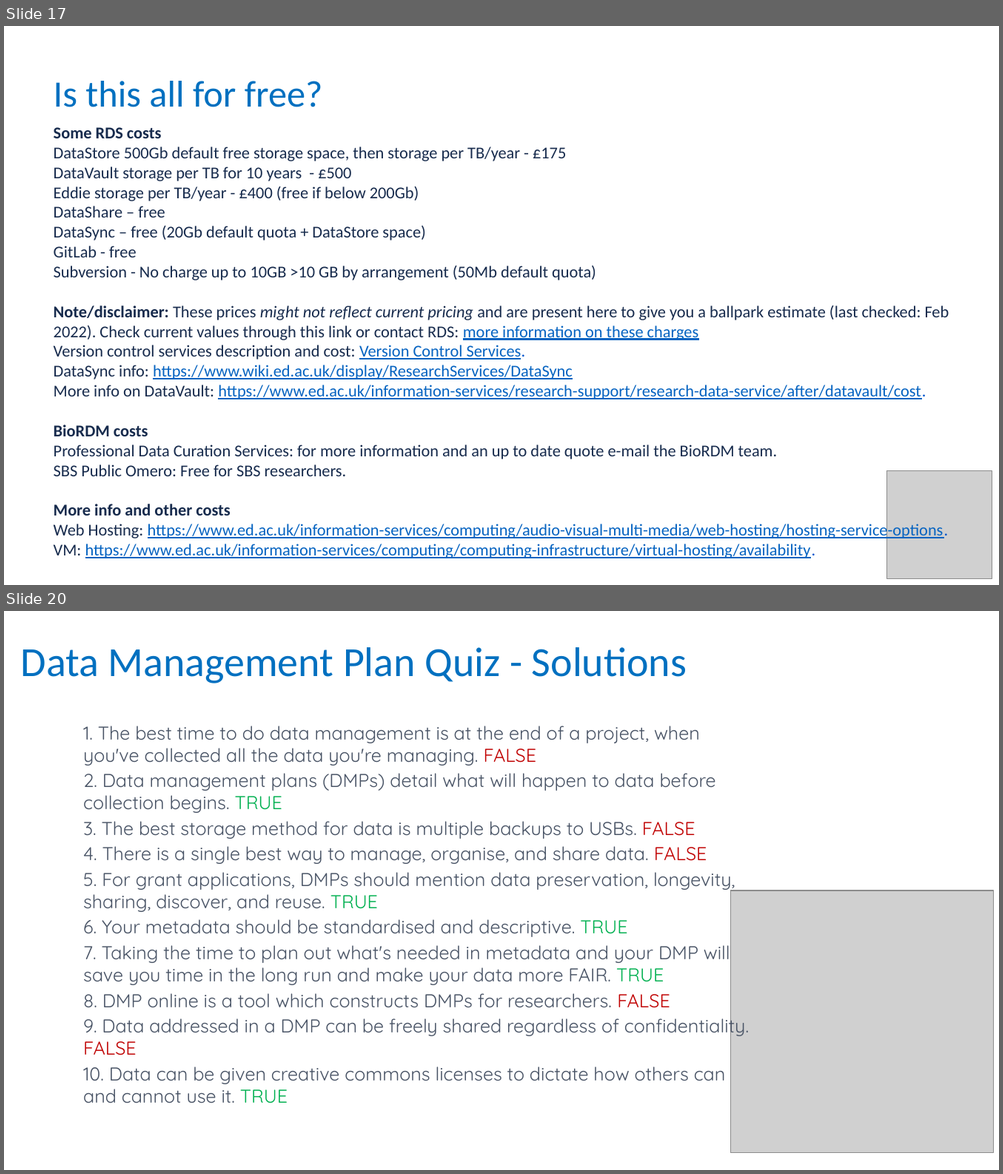
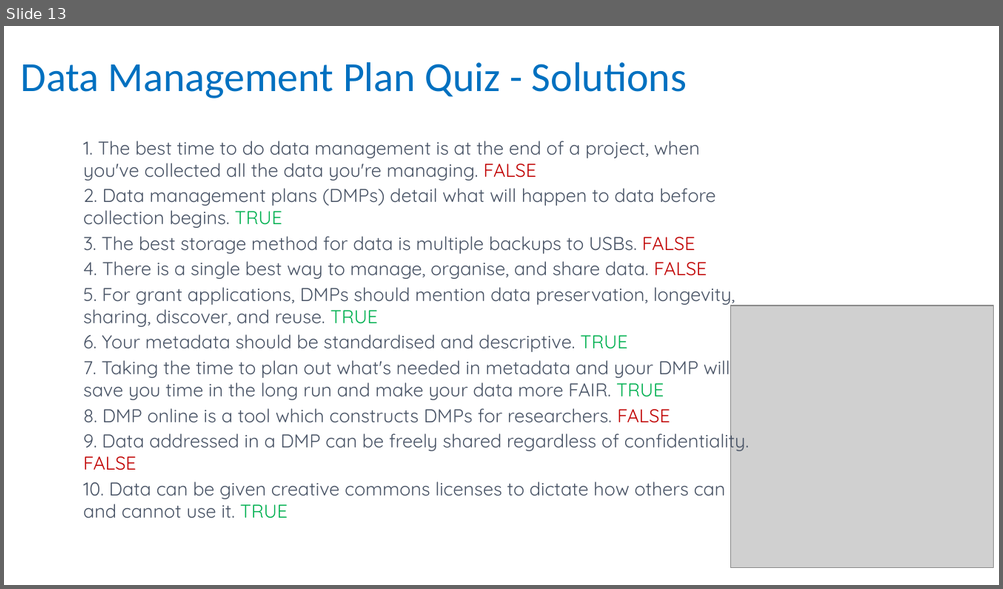
Before and after one commit to carpentries-incubator/fair-bio-practice, a slide deck: instructors/14-data_management_planning_v3.0.pptx. Shown one above the other, each under a label of ours: slides 17 and 20 before the commit, slide 13 after it; the slides between them are not shown. The pictures are 1003x1174 and 1003x589 pixels, drawn with LibreOffice and Linux fonts; fonts in the diff are those of the drawing; grey boxes stand for pictures. Boxes give left, top, right and bottom in pixels: in the first picture for what was removed or moved away, otherwise in the second. Text is boxed around its words. In the diff, an @@ line names an element or a change of style, - is before the commit and + after.

Commit message:
checking for revision

```diff
--- a/instructors/14-data_management_planning_v3.0.pptx
+++ b/instructors/14-data_management_planning_v3.0.pptx
@@ slide 17 removed at bbox=[4, 26, 999, 585], background #FFFFFF @@
@@ text removed at bbox=[54, 81, 323, 107] @@
-Is this all for free?
@@ text removed at bbox=[305, 81, 675, 457] @@
-RDM as part of the workflow
@@ text removed at bbox=[54, 127, 949, 559] @@
-Some RDS costs
-DataStore 500Gb default free storage space, then storage per TB/year - £175
-DataVault storage per TB for 10 years - £500
-Eddie storage per TB/year - £400 (free if below 200Gb)
-DataShare – free
-DataSync – free (20Gb default quota + DataStore space)
-GitLab - free
-Subversion - No charge up to 10GB >10 GB by arrangement (50Mb default quota)
-Note/disclaimer: These prices might not reflect current pricing and are present here to give you a ballpark estimate (last checked: Feb 2022). Check current values through this link or contact RDS: more information on these charges
-Version control services description and cost: Version Control Services.
-DataSync info: https://www.wiki.ed.ac.uk/display/ResearchServices/DataSync
-More info on DataVault: https://www.ed.ac.uk/information-services/research-support/research-data-service/after/datavault/cost.
-BioRDM costs
-Professional Data Curation Services: for more information and an up to date quote e-mail the BioRDM team.
-SBS Public Omero: Free for SBS researchers.
-More info and other costs
-Web Hosting: https://www.ed.ac.uk/information-services/computing/audio-visual-multi-media/web-hosting/hosting-service-options.
-VM: https://www.ed.ac.uk/information-services/computing/computing-infrastructure/virtual-hosting/availability.
@@ picture removed at bbox=[887, 471, 992, 580] @@
@@ what was slide 20 is now slide 13 @@
```
Also in this commit, not shown: 3 slides changed, 3 slides added, 9 other slides removed, 3 other files.
